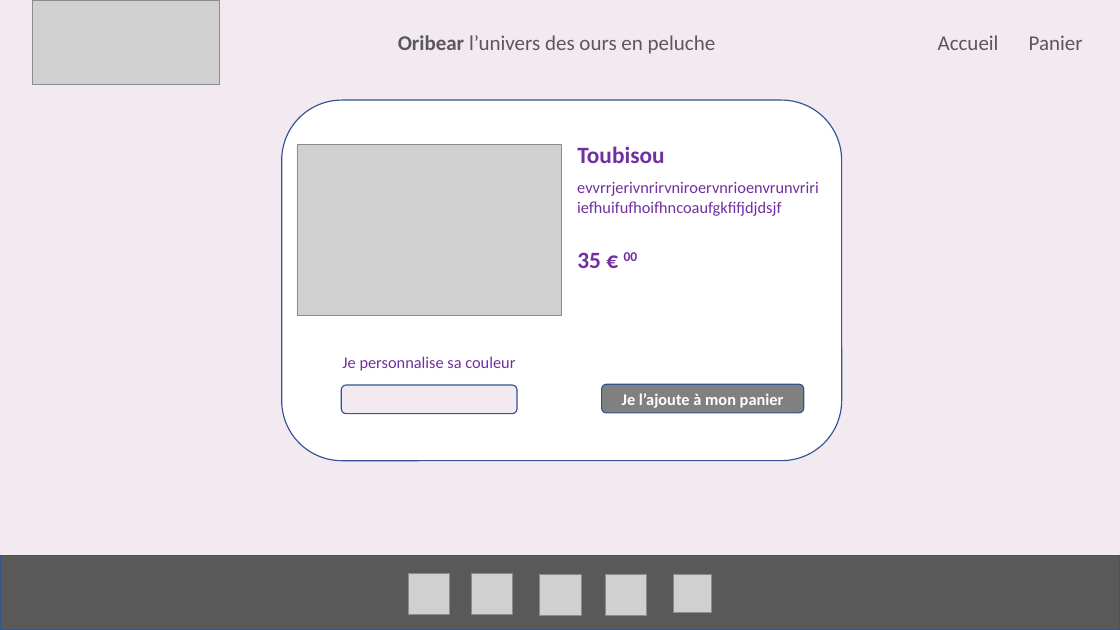
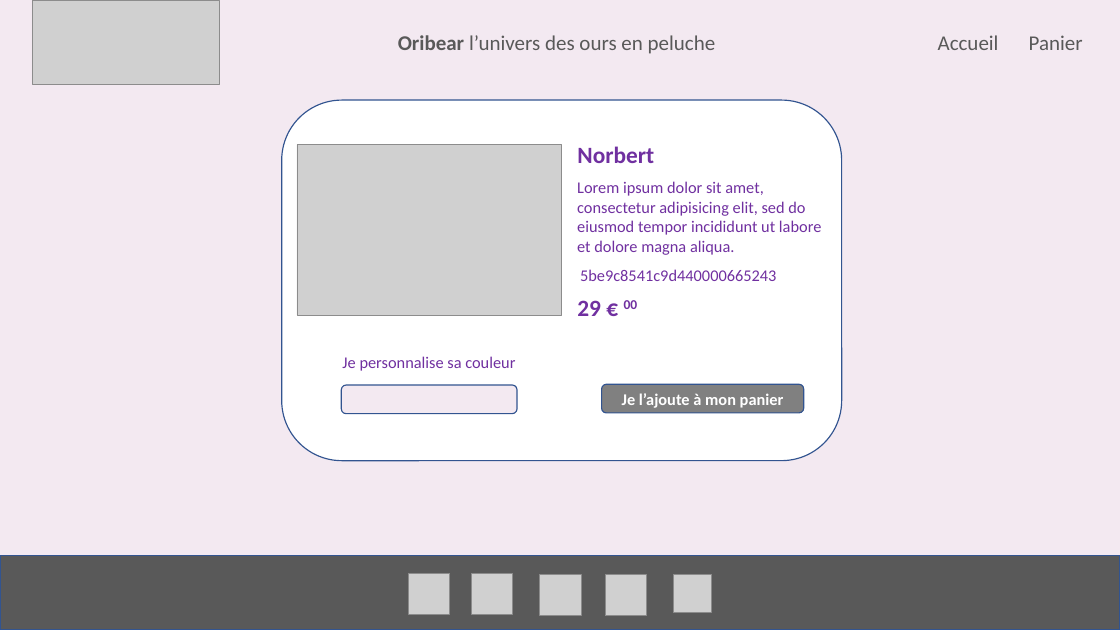
Before and after one commit to darethlao/orinoco, a slide deck: slide 2 of design marquette/orinoco_webdesign_model.pptx. Drawn at 1120x630 pixels with LibreOffice and Linux fonts; fonts in the diff are those of the drawing; grey boxes stand for pictures; background and template pictures are left out. Boxes give left, top, right and bottom in pixels: in the first picture for what was removed or moved away, otherwise in the second. Text is boxed around its words. In the diff, an @@ line names an element or a change of style, - is before the commit and + after.

```diff
--- a/design marquette/orinoco_webdesign_model.pptx
+++ b/design marquette/orinoco_webdesign_model.pptx
@@ text at (577,146,654,163): text changed @@
-Toubisou
+Norbert
@@ text at (577,181,821,255): text changed @@
-evvrrjerivnrirvniroervnrioenvrunvririiefhuifufhoifhncoaufgkfifjdjdsjf
+Lorem ipsum dolor sit amet, consectetur adipisicing elit, sed do eiusmod tempor incididunt ut labore et dolore magna aliqua.
@@ text added at (580,269,776,281), 14 pt, text #7030A0 @@
+5be9c8541c9d440000665243
@@ text at (577,300,638,316): text changed @@
-35 € 00
+29 € 00
```
Also in this commit, not shown: 7 other slides changed, 1 slide added, 13 other files.
